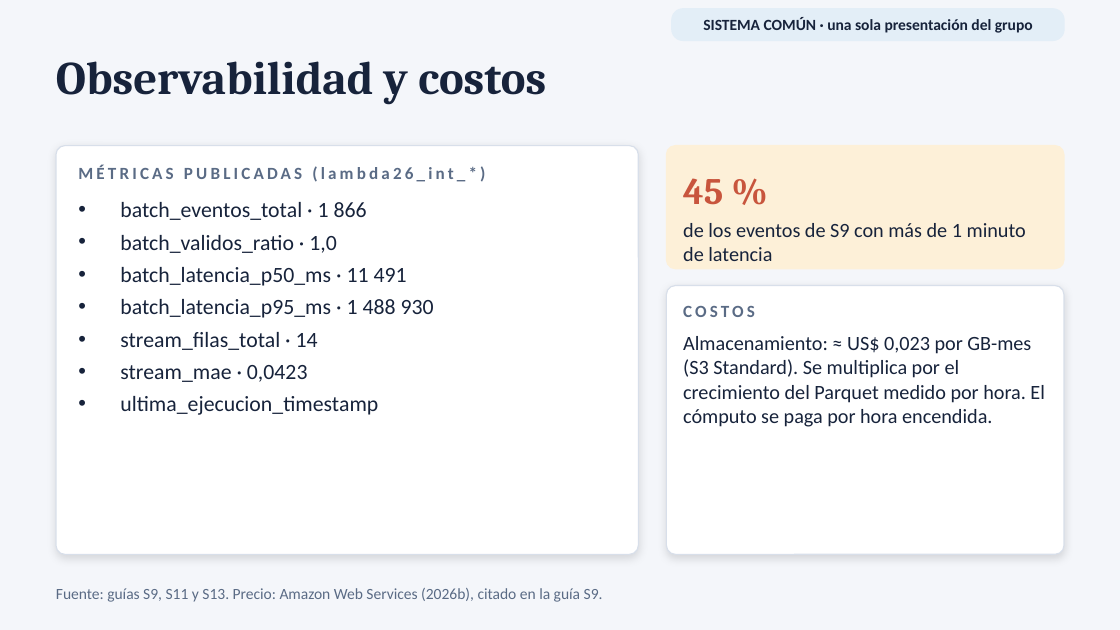
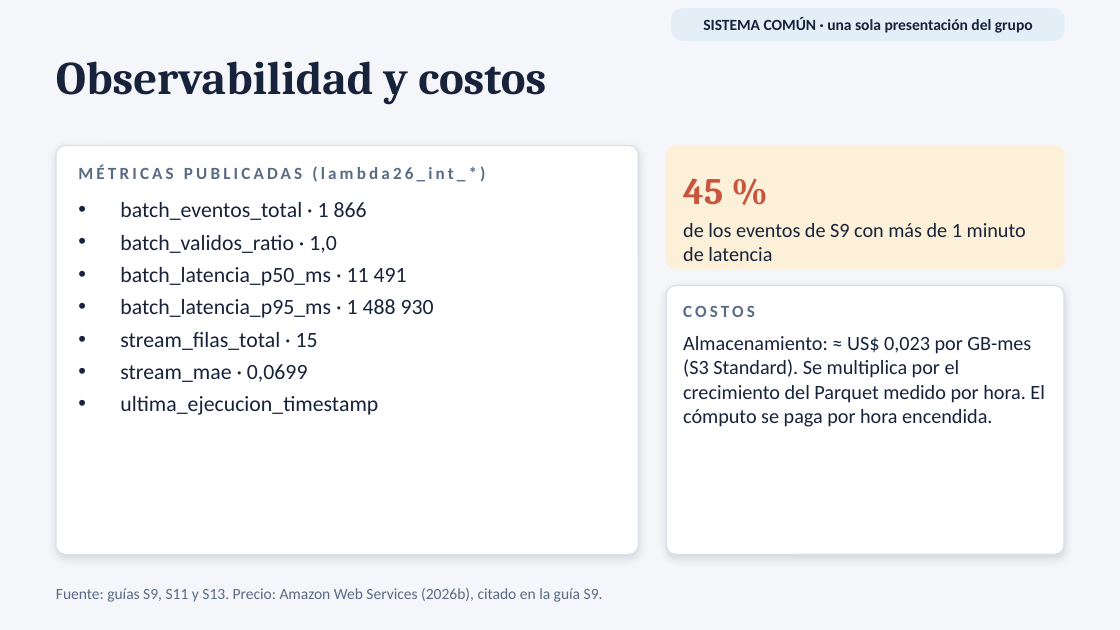
Before and after one commit to 262bigdata/lambda26, a slide deck: slide 14 of docs/presentaciones/lambda26_U3_campo_electrico_integrado.pptx. Drawn at 1120x630 pixels with LibreOffice and Linux fonts; fonts in the diff are those of the drawing. Boxes give left, top, right and bottom in pixels: in the first picture for what was removed or moved away, otherwise in the second. Text is boxed around its words. In the diff, an @@ line names an element or a change of style, - is before the commit and + after.

```diff
--- a/docs/presentaciones/lambda26_U3_campo_electrico_integrado.pptx
+++ b/docs/presentaciones/lambda26_U3_campo_electrico_integrado.pptx
@@ text at (x1=120, y1=332, x2=318, y2=382): text changed @@
-• stream_filas_total · 14
-• stream_mae · 0,0423
+• stream_filas_total · 15
+• stream_mae · 0,0699
```
Also in this commit, not shown: 2 other slides changed, 5 other files.
